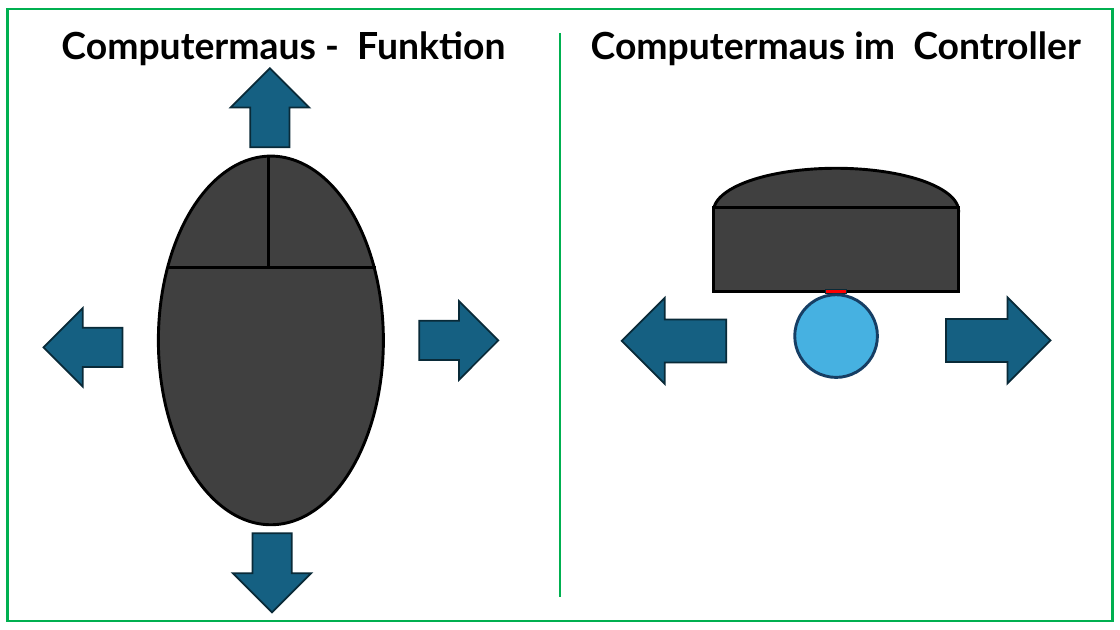
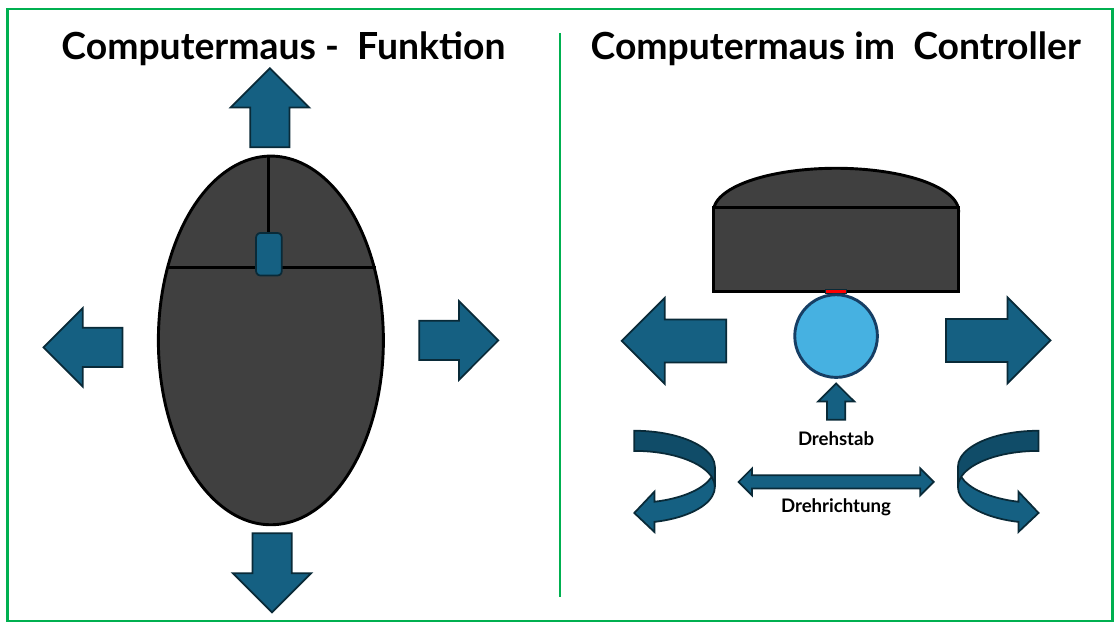
Before and after one commit to kiesewitz/DA-DigiKicker, a slide deck: slide 1 of Diplomarbeit/doc/Schaar/Computermaus-Erklärung-Drehstab.pptx. Drawn at 1120x630 pixels with LibreOffice and Linux fonts; fonts in the diff are those of the drawing. Boxes give left, top, right and bottom in pixels: in the first picture for what was removed or moved away, otherwise in the second. Text is boxed around its words. In the diff, an @@ line names an element or a change of style, - is before the commit and + after.

```diff
--- a/Diplomarbeit/doc/Schaar/Computermaus-Erklärung-Drehstab.pptx
+++ b/Diplomarbeit/doc/Schaar/Computermaus-Erklärung-Drehstab.pptx
@@ rounded rectangle added at [256, 233, 282, 276], fill #156082, outline #092A39 1.5 pt @@
@@ up arrow added at [818, 383, 854, 419], fill #156082, outline #092A39 1.5 pt @@
@@ curved left arrow added at [634, 431, 715, 534], fill #156082, outline #092A39 1.5 pt @@
@@ text added at [798, 431, 874, 445], 16 pt, text #000000, bold @@
+Drehstab
@@ curved left arrow added at [958, 431, 1038, 534], fill #156082, outline #092A39 1.5 pt @@
@@ left right arrow added at [739, 469, 933, 496], fill #156082, outline #092A39 1.5 pt @@
@@ text added at [781, 498, 891, 516], 16 pt, text #000000, bold @@
+Drehrichtung
```
Also in this commit, not shown: 5 other files.
